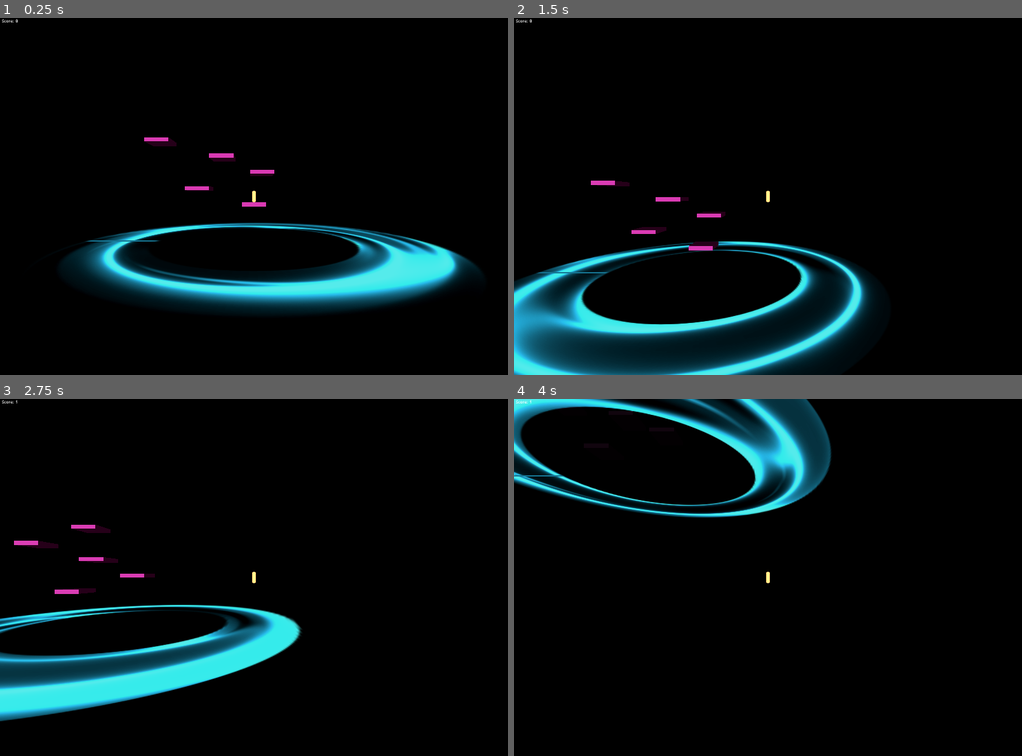
Above: before the commit, frames 1-4 (two rows, left to right).
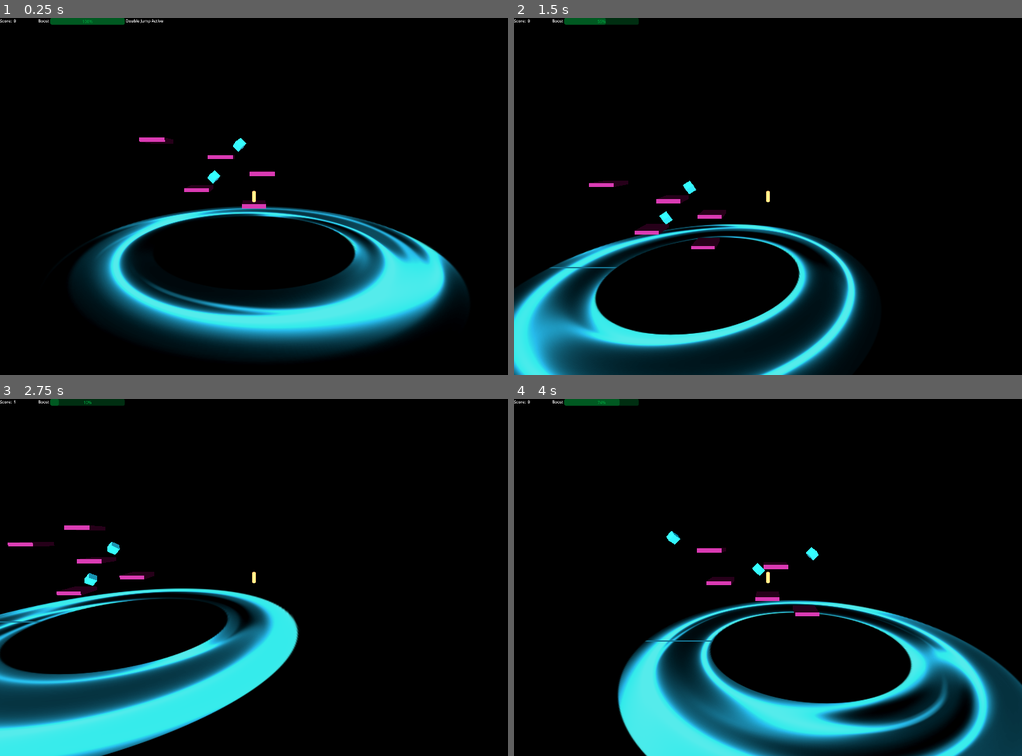
Above: after the commit, the same moments.

Repository: andrewmooney/Void
Game: Godot game, scene res://Scenes/world.tscn
Two runs of this game, one before a commit and one after it. Both use one fixed random seed, a clock stepped at 60 frames per second and the inputs below.
Inputs (mouse positions are in pixels of both pictures, inside the frame that each line leads up to):
- Up to frame 1 (0.25 s): no input
- Up to frame 2 (1.5 s): move the mouse to (879, 178) at 0.52 s; hold D (Right) 0.53-1.28 s; hold Shift (Dash) 0.53-1.28 s; tap Space (Jump) at 0.77, 0.8, 1.07, 1.35 s; move the mouse to (666, 214) at 1.27 s; hold S (Backwards) from 1.28 s (still down)
- Up to frame 3 (2.75 s): tap Space (Jump) at 1.52, 1.82, 2.3 s; tap Shift (Dash) at 1.55 s; move the mouse to (304, 498) at 2.02 s; release S (Backwards) at 2.03 s; hold D (Right) from 2.03 s (still down); hold Shift (Dash) from 2.03 s (still down)
- Up to frame 4 (4 s): move the mouse to (742, 648) at 2.77 s; release D (Right) at 2.78 s; release Shift (Dash) at 2.78 s; hold W (Forward) 2.78-3.53 s; tap T (Test) at 2.85 s; tap Space (Jump) at 3.02, 3.32, 3.77, 3.8 s; tap Shift (Dash) at 3.05 s; move the mouse to (920, 631) at 3.52 s; hold A (Left) from 3.53 s (still down); hold Shift (Dash) from 3.53 s (still down)

The runs differ from the first frame. In frame 1, 19% of the frame differs, in the area x 0-95%, y 0-96%; in frame 2, 13%; in frame 3, 16%; in frame 4, 29%, in the area x 0-100%, y 0-100%.

Commit message:
.

Diff:
--- /dev/null
+++ b/Scenes/collectable.tscn
@@ -0,0 +1,73 @@
+[gd_scene load_steps=9 format=3 uid="uid://qwyh7q4m8426"]
+
+[ext_resource type="Script" path="res://Scripts/Collectable.gd" id="1_eh7x1"]
+[ext_resource type="Shader" uid="uid://bp5nxyp8dwd2e" path="res://Shaders/collectable.tres" id="2_w845v"]
+
+[sub_resource type="BoxShape3D" id="BoxShape3D_aogkm"]
+
+[sub_resource type="ShaderMaterial" id="ShaderMaterial_if7wu"]
+render_priority = 0
+shader = ExtResource("2_w845v")
+shader_parameter/ColorParameter = Color(0, 0.579166, 0.595622, 1)
+shader_parameter/ColorParameter2 = Color(0.00124943, 0.453927, 0.60212, 1)
+
+[sub_resource type="BoxMesh" id="BoxMesh_un6bw"]
+material = SubResource("ShaderMaterial_if7wu")
+
+[sub_resource type="Animation" id="Animation_3mxwu"]
+resource_name = "CollectableRotate"
+loop_mode = 1
+tracks/0/type = "value"
+tracks/0/imported = false
+tracks/0/enabled = true
+tracks/0/path = NodePath(".:rotation")
+tracks/0/interp = 1
+tracks/0/loop_wrap = true
+tracks/0/keys = {
+"times": PackedFloat32Array(0, 1),
+"transitions": PackedFloat32Array(1, 1),
+"update": 0,
+"values": [Vector3(0.785398, 0, 0.785398), Vector3(0.785398, 6.28319, 0.785398)]
+}
+
+[sub_resource type="Animation" id="Animation_1sd76"]
+length = 0.001
+tracks/0/type = "value"
+tracks/0/imported = false
+tracks/0/enabled = true
+tracks/0/path = NodePath(".:rotation")
+tracks/0/interp = 1
+tracks/0/loop_wrap = true
+tracks/0/keys = {
+"times": PackedFloat32Array(0),
+"transitions": PackedFloat32Array(1),
+"update": 0,
+"values": [Vector3(0.785398, 0, 0.785398)]
+}
+
+[sub_resource type="AnimationLibrary" id="AnimationLibrary_7ujdx"]
+_data = {
+"CollectableRotate": SubResource("Animation_3mxwu"),
+"RESET": SubResource("Animation_1sd76")
+}
+
+[node name="Collectable" type="Node3D" node_paths=PackedStringArray("animation_player")]
+transform = Transform3D(0.707107, -0.707107, 0, 0.5, 0.5, -0.707107, 0.5, 0.5, 0.707107, 0, 14.296, 0)
+script = ExtResource("1_eh7x1")
+animation_player = NodePath("AnimationPlayer")
+
+[node name="Area3D" type="Area3D" parent="."]
+collision_layer = 32
+
+[node name="CollisionShape3D" type="CollisionShape3D" parent="Area3D"]
+shape = SubResource("BoxShape3D_aogkm")
+
+[node name="MeshInstance3D" type="MeshInstance3D" parent="."]
+mesh = SubResource("BoxMesh_un6bw")
+
+[node name="AnimationPlayer" type="AnimationPlayer" parent="."]
+libraries = {
+"": SubResource("AnimationLibrary_7ujdx")
+}
+
+[connection signal="body_entered" from="Area3D" to="." method="_on_area_3d_body_entered"]
--- a/Scenes/platform.tscn
+++ b/Scenes/platform.tscn
@@ -17,6 +17,33 @@
 
 [sub_resource type="Animation" id="Animation_o8x6n"]
 resource_name = "Flash"
+
+[sub_resource type="Animation" id="Animation_fjcol"]
+length = 0.001
+tracks/0/type = "value"
+tracks/0/imported = false
+tracks/0/enabled = true
+tracks/0/path = NodePath("MeshInstance3D:mesh:size")
+tracks/0/interp = 1
+tracks/0/loop_wrap = true
+tracks/0/keys = {
+"times": PackedFloat32Array(0),
+"transitions": PackedFloat32Array(1),
+"update": 0,
+"values": [Vector3(3, 0.5, 3)]
+}
+tracks/1/type = "value"
+tracks/1/imported = false
+tracks/1/enabled = true
+tracks/1/path = NodePath("MeshInstance3D:position")
+tracks/1/interp = 1
+tracks/1/loop_wrap = true
+tracks/1/keys = {
+"times": PackedFloat32Array(0),
+"transitions": PackedFloat32Array(1),
+"update": 0,
+"values": [Vector3(0, 0, 0)]
+}
 
 [sub_resource type="Animation" id="Animation_m508f"]
 resource_name = "Stretch"
@@ -44,33 +71,6 @@
 "transitions": PackedFloat32Array(1, 1),
 "update": 0,
 "values": [Vector3(0, 0, 0), Vector3(0, -1.94224, 0)]
-}
-
-[sub_resource type="Animation" id="Animation_fjcol"]
-length = 0.001
-tracks/0/type = "value"
-tracks/0/imported = false
-tracks/0/enabled = true
-tracks/0/path = NodePath("MeshInstance3D:mesh:size")
-tracks/0/interp = 1
-tracks/0/loop_wrap = true
-tracks/0/keys = {
-"times": PackedFloat32Array(0),
-"transitions": PackedFloat32Array(1),
-"update": 0,
-"values": [Vector3(3, 0.5, 3)]
-}
-tracks/1/type = "value"
-tracks/1/imported = false
-tracks/1/enabled = true
-tracks/1/path = NodePath("MeshInstance3D:position")
-tracks/1/interp = 1
-tracks/1/loop_wrap = true
-tracks/1/keys = {
-"times": PackedFloat32Array(0),
-"transitions": PackedFloat32Array(1),
-"update": 0,
-"values": [Vector3(0, 0, 0)]
 }
 
 [sub_resource type="AnimationLibrary" id="AnimationLibrary_qm57q"]
--- a/Scenes/player.tscn
+++ b/Scenes/player.tscn
@@ -32,6 +32,7 @@
 mesh = SubResource("CapsuleMesh_hb720")
 
 [node name="SpringArm3D" type="SpringArm3D" parent="."]
+transform = Transform3D(1, 0, 0, 0, 0.986219, 0.165443, 0, -0.165443, 0.986219, 0, 0, 0)
 collision_mask = 31
 spring_length = 30.0
 
--- a/Scenes/world.tscn
+++ b/Scenes/world.tscn
@@ -1,22 +1,27 @@
-[gd_scene load_steps=9 format=3 uid="uid://eri1fla55hog"]
+[gd_scene load_steps=11 format=3 uid="uid://eri1fla55hog"]
 
 [ext_resource type="Script" path="res://Scripts/World.gd" id="1_4xm16"]
 [ext_resource type="Script" path="res://Scripts/CameraTD.gd" id="1_wc6tx"]
+[ext_resource type="PackedScene" uid="uid://qwyh7q4m8426" path="res://Scenes/collectable.tscn" id="3_8548h"]
 [ext_resource type="PackedScene" uid="uid://ydk6nhkfy6tx" path="res://Scenes/vortex.tscn" id="3_n35ef"]
 [ext_resource type="PackedScene" uid="uid://dahx450qvqrmm" path="res://Scenes/platform.tscn" id="4_cdn70"]
 [ext_resource type="PackedScene" uid="uid://c8afymuw0tn0l" path="res://Scenes/player.tscn" id="5_rh6cb"]
 [ext_resource type="Script" path="res://Scripts/UserInterface.gd" id="6_h6ddv"]
+[ext_resource type="Shader" uid="uid://0dhhei7svxis" path="res://Shaders/dashprogress.tres" id="7_kwjb1"]
 
 [sub_resource type="Environment" id="Environment_140w6"]
 background_mode = 1
 ambient_light_source = 2
 ambient_light_color = Color(0.363179, 0.3521, 0.330929, 1)
 
-[sub_resource type="RichTextEffect" id="RichTextEffect_sdkfv"]
+[sub_resource type="ShaderMaterial" id="ShaderMaterial_2ywtf"]
+shader = ExtResource("7_kwjb1")
+shader_parameter/ColorParameter = Color(0, 0.603543, 0.227222, 1)
 
 [node name="World" type="Node3D"]
 script = ExtResource("1_4xm16")
 platforms = Array[PackedScene]([ExtResource("4_cdn70")])
+collectables = Array[PackedScene]([ExtResource("3_8548h")])
 offset = 2
 vortex_scene = ExtResource("3_n35ef")
 
@@ -37,25 +42,56 @@
 
 [node name="Player" parent="." instance=ExtResource("5_rh6cb")]
 transform = Transform3D(1, 0, 0, 0, 1, 0, 0, 0, 1, 0, 6, 0)
+debug = false
 
-[node name="UserInterface" type="Control" parent="." node_paths=PackedStringArray("score_label")]
+[node name="UserInterface" type="Control" parent="." node_paths=PackedStringArray("score_label", "jump_label", "dash_progress", "timer")]
 layout_mode = 3
+anchors_preset = 10
+anchor_right = 1.0
+offset_bottom = 120.0
+grow_horizontal = 2
+size_flags_vertical = 3
+script = ExtResource("6_h6ddv")
+score_label = NodePath("HBoxContainer/ScoreLabel")
+jump_label = NodePath("HBoxContainer/JumpEnabled")
+dash_progress = NodePath("HBoxContainer/DashProgressBar")
+timer = NodePath("Timer")
+
+[node name="HBoxContainer" type="HBoxContainer" parent="UserInterface"]
+layout_mode = 1
 anchors_preset = 15
 anchor_right = 1.0
 anchor_bottom = 1.0
 grow_horizontal = 2
 grow_vertical = 2
-script = ExtResource("6_h6ddv")
-score_label = NodePath("ScoreLabel")
 
-[node name="ScoreLabel" type="RichTextLabel" parent="UserInterface"]
-layout_mode = 1
-anchors_preset = -1
-anchor_right = 0.219
-anchor_bottom = 0.044
-offset_left = 8.0
-offset_right = -128.512
-offset_bottom = -23.36
+[node name="ScoreLabel" type="RichTextLabel" parent="UserInterface/HBoxContainer"]
+custom_minimum_size = Vector2(150, 50)
+layout_mode = 2
+size_flags_horizontal = 0
+size_flags_vertical = 0
 text = "Score:  0"
 fit_content = true
-custom_effects = [SubResource("RichTextEffect_sdkfv")]
+
+[node name="Boost" type="Label" parent="UserInterface/HBoxContainer"]
+layout_mode = 2
+size_flags_vertical = 0
+text = "Boost"
+
+[node name="DashProgressBar" type="ProgressBar" parent="UserInterface/HBoxContainer"]
+material = SubResource("ShaderMaterial_2ywtf")
+custom_minimum_size = Vector2(300, 0)
+layout_mode = 2
+rounded = true
+
+[node name="JumpEnabled" type="RichTextLabel" parent="UserInterface/HBoxContainer"]
+custom_minimum_size = Vector2(200, 50)
+layout_mode = 2
+size_flags_vertical = 0
+text = "Double Jump Active"
+
+[node name="Timer" type="Timer" parent="UserInterface"]
+wait_time = 5.0
+one_shot = true
+
+[connection signal="timeout" from="UserInterface/Timer" to="UserInterface" method="_on_timer_timeout"]
--- /dev/null
+++ b/Scripts/Collectable.gd
@@ -0,0 +1,19 @@
+extends Node3D
+
+var type: String = "jump_fuel"
+@export var animation_player: AnimationPlayer
+# Called when the node enters the scene tree for the first time.
+func _ready() -> void:
+	animation_player.play("CollectableRotate")
+
+
+
+# Called every frame. 'delta' is the elapsed time since the previous frame.
+func _process(delta: float) -> void:
+	pass
+
+
+func _on_area_3d_body_entered(body: Node3D) -> void:
+	Signals.emit_signal("item_collected", type)
+	print("item_collected", type)
+	queue_free()
--- a/Scripts/Player.gd
+++ b/Scripts/Player.gd
@@ -5,6 +5,7 @@
 var jump_velocity: float = 5.0
 
 @export var debug: bool = false
+@export var freelook: bool = false
 
 var speed: float = 5.0
 
@@ -18,7 +19,11 @@
 # Get the gravity from the project settings to be synced with RigidBody nodes.
 var gravity: float = ProjectSettings.get_setting("physics/3d/default_gravity")
 
+func _ready() -> void:
+	Signals.connect("item_collected", new_item_collected)
+
 func _physics_process(delta: float) -> void:
+	Signals.emit_signal("double_jump_enabled", double_jump)
 	#print("Dash energy: ", dash_energy)
 	# Add the gravity.
 	if not is_on_floor():
@@ -30,6 +35,8 @@
 
 	if debug:
 		test_input()
+
+
 
 	move_and_slide()
 
@@ -57,17 +64,25 @@
 
 	if direction:
 		velocity.x = direction.x * speed
-		#velocity.z = direction.z * speed
+		if freelook:
+			velocity.z = direction.z * speed
 	else:
 		velocity.x = move_toward(velocity.x, 0, speed)
-		#velocity.z = move_toward(velocity.z, 0, speed)
+		if freelook:
+			velocity.z = move_toward(velocity.z, 0, speed)
 
-#func _input(event: InputEvent) -> void:
-	#if event is InputEventMouseMotion:
-		#spring_arm.rotation.x += event.relative.y * -0.005
-		#spring_arm.rotation.y -= event.relative.x * 0.005
+func _input(event: InputEvent) -> void:
+	if event is InputEventMouseMotion and freelook:
+		spring_arm.rotation.x += event.relative.y * -0.005
+		spring_arm.rotation.y -= event.relative.x * 0.005
+
+func new_item_collected(type: String) -> void:
+	if type == "jump_fuel":
+		double_jump = true
+		dash_energy = 100.0
 
 func dash_recharge() -> void:
+	Signals.emit_signal("dash_energy_level", dash_energy)
 	if dash_energy <= 0:
 		dash_enabled = false
 
--- a/Scripts/Signals.gd
+++ b/Scripts/Signals.gd
@@ -2,3 +2,6 @@
 
 signal platform_destroyed(body: CharacterBody3D)
 signal player_destroyed(body: RigidBody3D)
+signal item_collected(type: String)
+signal dash_energy_level(dash_energy: float)
+signal double_jump_enabled(double_jump: bool)
--- a/Scripts/UserInterface.gd
+++ b/Scripts/UserInterface.gd
@@ -1,12 +1,45 @@
 extends Control
 
 @export var score_label: RichTextLabel
+@export var jump_label: RichTextLabel
+@export var dash_progress: ProgressBar
+@export var timer: Timer
+
+var default_score_increment: int = 1
+var score_increment: int
 var current_score: int = 0
+var multiplier_active: bool = false
 
 func _ready() -> void:
+	score_increment = default_score_increment
 	Signals.connect("platform_destroyed", update_score)
+	Signals.connect("double_jump_enabled", jump_enabled)
+	Signals.connect("dash_energy_level", dash_level)
+	Signals.connect("item_collected", score_multiplier)
+
+func score_multiplier(item: String):
+	multiplier_active = true
+	score_increment *= 3
+	timer.wait_time = 5
+	timer.start()
 
 func update_score(body) -> void:
-	current_score += 1
+	current_score += score_increment
 	print("Current score: ", current_score)
+	print("Current multiplier: ", multiplier_active)
 	score_label.text = str("Score:  ", current_score)
+
+func jump_enabled(double_jump: bool):
+	jump_label.text  = "Double Jump Active"
+	if !double_jump:
+		jump_label.hide()
+		return
+	jump_label.show()
+
+func dash_level(dash_energy: float):
+	dash_progress.value = dash_energy
+
+
+func _on_timer_timeout() -> void:
+	multiplier_active = false
+	score_increment = default_score_increment
--- a/Scripts/World.gd
+++ b/Scripts/World.gd
@@ -1,7 +1,8 @@
 extends Node3D
 
-@export_category("Platform")
+@export_category("Collectables")
 @export var platforms: Array[PackedScene]
+@export var collectables: Array[PackedScene]
 @export var initial_number_platforms: int = 5
 @export var offset: int = 5
 @export var x_range: Vector2i = Vector2i(-20, 20)
@@ -19,11 +20,11 @@
 var rng: RandomNumberGenerator = RandomNumberGenerator.new()
 var level: int = 1
 var platforms_destroyed: int = 0;
+var first_spawn: bool = true
 
 func _ready() -> void:
-
 	Signals.connect("platform_destroyed", remove_platform)
-	Signals.connect("player_destroyed", remove_player)
+	Signals.connect("player_destroyed", restart_scene)
 
 	# Instantiate Vortex
 	vortex = vortex_scene.instantiate()
@@ -35,8 +36,9 @@
 	for n in initial_number_platforms:
 		spawn_platform()
 
+	first_spawn = false
 
-# Called every frame. 'delta' is the elapsed time since the previous frame.
+
 func _process(delta: float) -> void:
 	vortex.position.y += (vortex_speed + level / 2) * delta
 	if Input.is_action_just_pressed("Restart"):
@@ -60,32 +62,44 @@
 		while jump_distance > max_jump or jump_distance < max_jump * -1:
 			next_x = previous_platform_position.x + rng.randi_range(5, 8) * random_pos_neg.call()
 			jump_distance = next_x + previous_platform_position.x
-		print(jump_distance)
 		return next_x
 
 	rng.randomize()
 	previous_platform_position = Vector3(next_platform_position)
 	next_platform_position.y = previous_platform_position.y + offset
 	next_platform_position.x = random_x_pos.call()
-	print("Spawning new platform at: ", next_platform_position)
 
-func remove_player(body) -> void:
-	#body.free()
-	get_tree().reload_current_scene()
+
+func restart_scene(body) -> void:
+	get_tree().call_deferred("reload_current_scene")
+
 
 func remove_platform(body) -> void:
-	body.free()
+	body.queue_free()
 	platforms_destroyed += 1
 	if platforms_destroyed / level > 20:
 		level += 1
 
 	spawn_platform()
 
+
+func spawn_collectable(position: Vector3) -> void:
+	var index = randi_range(0, collectables.size() -1)
+	var collectable = collectables[index].instantiate()
+
+	collectable.position.y = position.y + 1.5
+	collectable.position.x = position.x + randf_range(-5.0, 5.0)
+
+	add_child(collectable)
+
+
 func spawn_platform() -> void:
-	rng.randomize()
-	var index = rng.randi_range(0, platforms.size() -1)
+	var index = randi_range(0, platforms.size() -1)
 	var platform = platforms[index].instantiate()
 	platform.position = next_platform_position
 
+	if randf_range(0.0, 1.0) < 0.3:
+		spawn_collectable(platform.position)
+
 	add_child(platform)
 	set_next_position()
--- /dev/null
+++ b/Shaders/collectable.tres
@@ -0,0 +1,39 @@
+[gd_resource type="VisualShader" load_steps=3 format=3 uid="uid://bp5nxyp8dwd2e"]
+
+[sub_resource type="VisualShaderNodeColorParameter" id="VisualShaderNodeColorParameter_uoxon"]
+parameter_name = "ColorParameter"
+
+[sub_resource type="VisualShaderNodeColorParameter" id="VisualShaderNodeColorParameter_byaw3"]
+parameter_name = "ColorParameter2"
+
+[resource]
+code = "shader_type spatial;
+render_mode blend_mix, depth_draw_opaque, cull_back, diffuse_lambert, specular_schlick_ggx;
+
+uniform vec4 ColorParameter : source_color;
+uniform vec4 ColorParameter2 : source_color;
+
+
+
+void fragment() {
+// ColorParameter:2
+	vec4 n_out2p0 = ColorParameter;
+
+
+// ColorParameter:3
+	vec4 n_out3p0 = ColorParameter2;
+
+
+// Output:0
+	ALBEDO = vec3(n_out2p0.xyz);
+	EMISSION = vec3(n_out3p0.xyz);
+
+
+}
+"
+nodes/fragment/0/position = Vector2(1540, 20)
+nodes/fragment/2/node = SubResource("VisualShaderNodeColorParameter_uoxon")
+nodes/fragment/2/position = Vector2(820, 100)
+nodes/fragment/3/node = SubResource("VisualShaderNodeColorParameter_byaw3")
+nodes/fragment/3/position = Vector2(700, 380)
+nodes/fragment/connections = PackedInt32Array(2, 0, 0, 0, 3, 0, 0, 5)
--- /dev/null
+++ b/Shaders/dashprogress.tres
@@ -0,0 +1,30 @@
+[gd_resource type="VisualShader" load_steps=2 format=3 uid="uid://0dhhei7svxis"]
+
+[sub_resource type="VisualShaderNodeColorParameter" id="VisualShaderNodeColorParameter_gv1nv"]
+parameter_name = "ColorParameter"
+
+[resource]
+code = "shader_type canvas_item;
+render_mode blend_mix;
+
+uniform vec4 ColorParameter : source_color;
+
+
+
+void fragment() {
+// ColorParameter:2
+	vec4 n_out2p0 = ColorParameter;
+
+
+// Output:0
+	COLOR.rgb = vec3(n_out2p0.xyz);
+
+
+}
+"
+mode = 1
+flags/light_only = false
+nodes/fragment/0/position = Vector2(1160, 220)
+nodes/fragment/2/node = SubResource("VisualShaderNodeColorParameter_gv1nv")
+nodes/fragment/2/position = Vector2(544, 347.5)
+nodes/fragment/connections = PackedInt32Array(2, 0, 0, 0)
--- a/project.godot
+++ b/project.godot
@@ -23,7 +23,6 @@
 
 window/size/viewport_width=2048
 window/size/viewport_height=1440
-window/size/always_on_top=true
 
 [editor_plugins]
 
